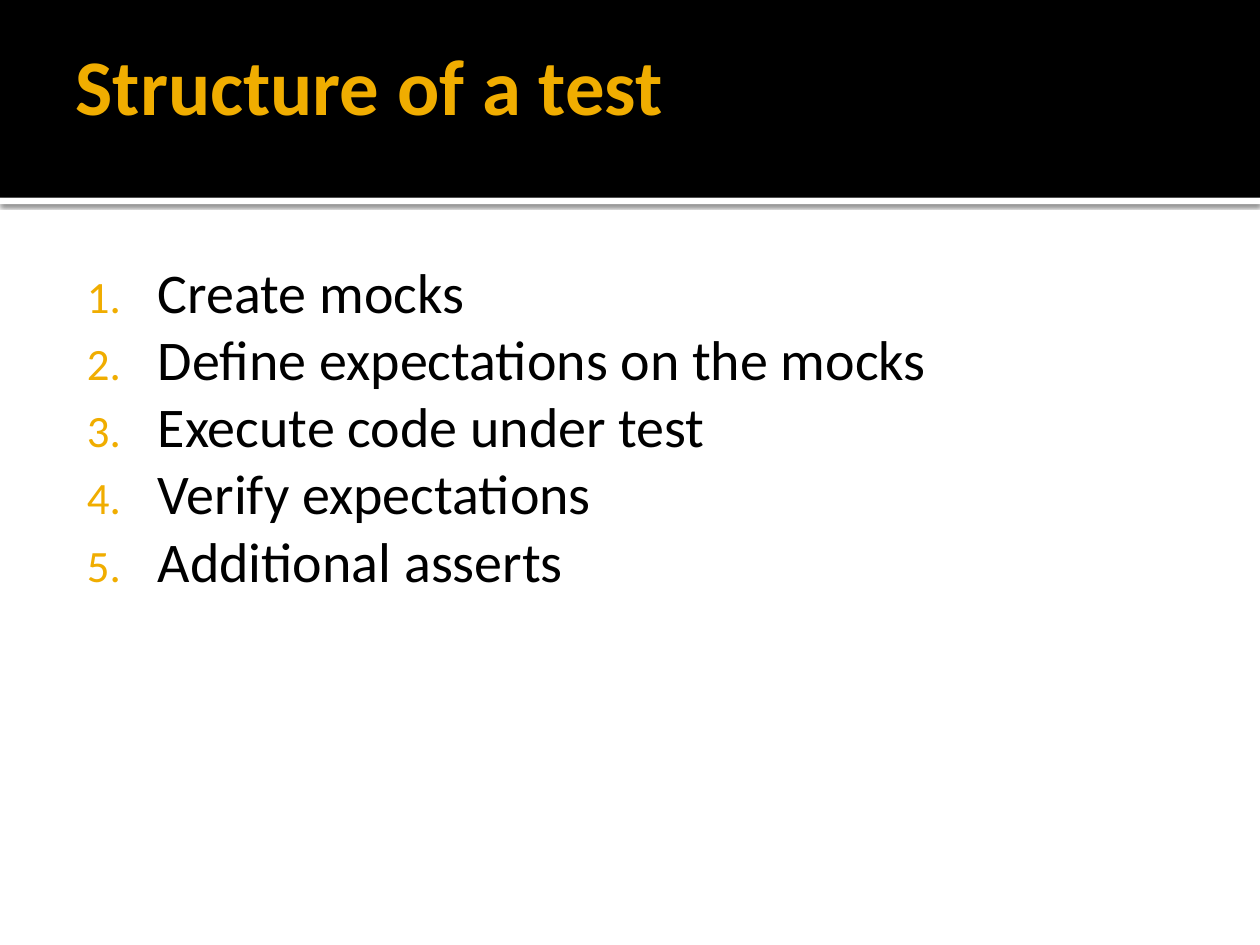
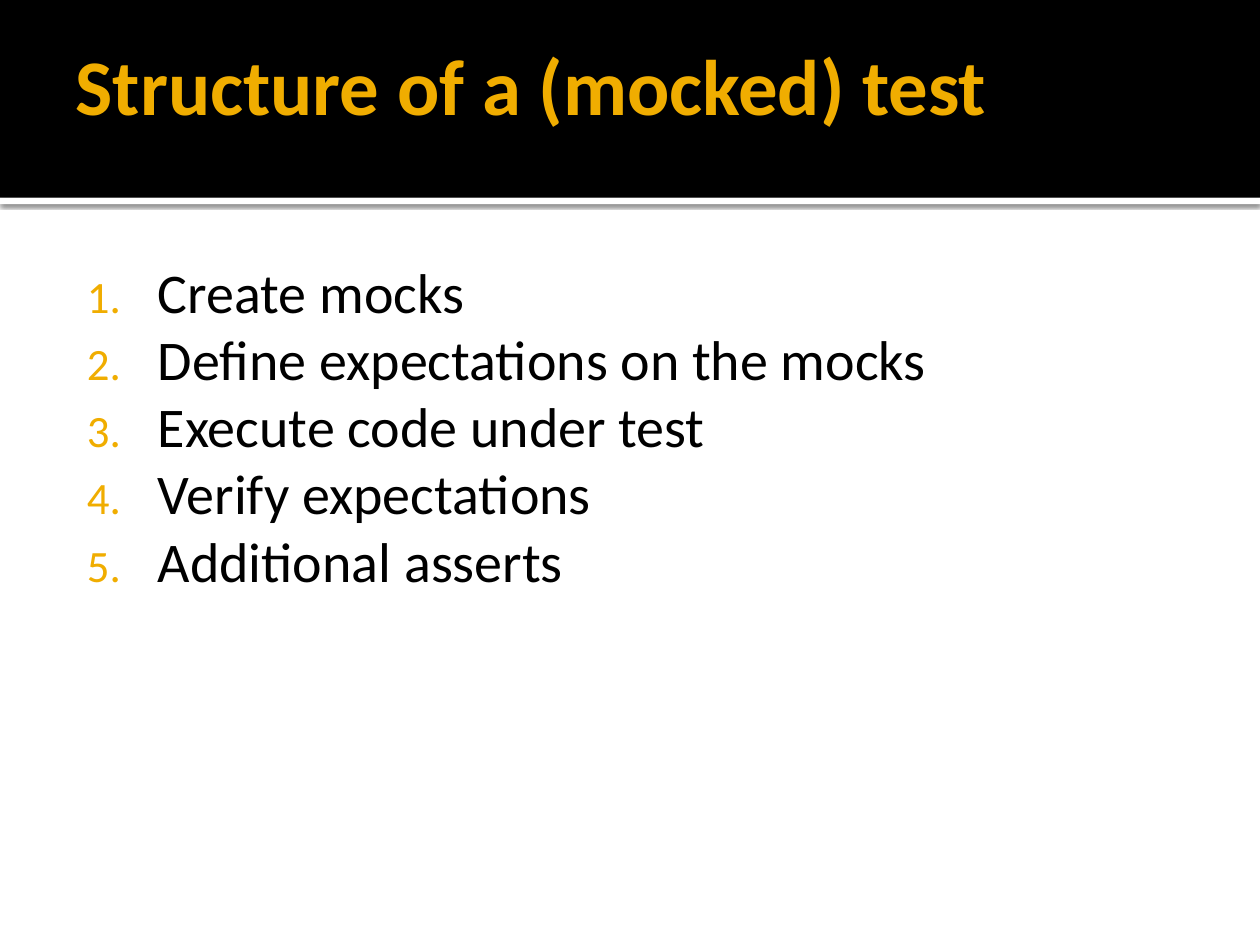
Before and after one commit to stevenharman/codeincubator, a slide deck: slide 12 of Samples/whats-the-deals-with-rhino.mocks/Whats the Deal with Rhino.Mocks.pptx. Drawn at 1260x945 pixels with LibreOffice and Linux fonts; fonts in the diff are those of the drawing; background and template pictures are left out. Boxes give left, top, right and bottom in pixels: in the first picture for what was removed or moved away, otherwise in the second. Text is boxed around its words. In the diff, an @@ line names an element or a change of style, - is before the commit and + after.

Commit message:
updating slides

```diff
--- a/Samples/whats-the-deals-with-rhino.mocks/Whats the Deal with Rhino.Mocks.pptx
+++ b/Samples/whats-the-deals-with-rhino.mocks/Whats the Deal with Rhino.Mocks.pptx
@@ title at <box>76,56,986,127</box>: text changed @@
-Structure of a test
+Structure of a (mocked) test
```
Also in this commit, not shown: 1 other slide changed.
